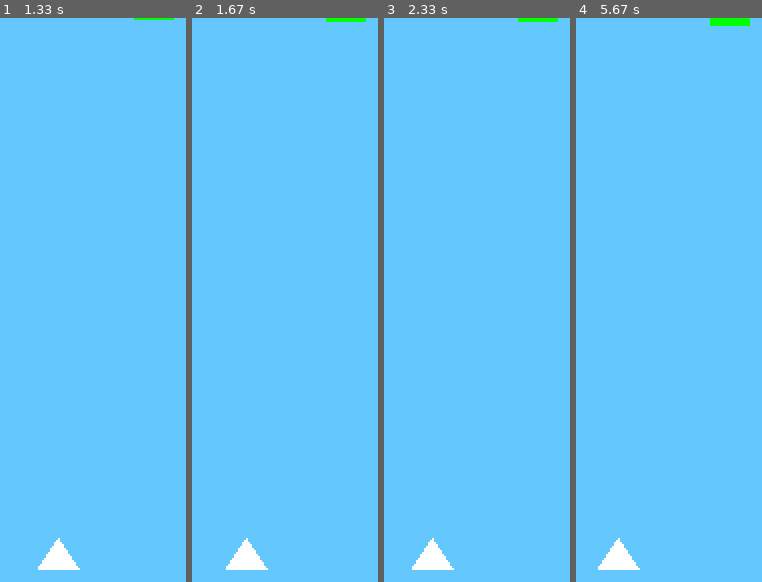
Above: before the commit, frames 1-4 (left to right).
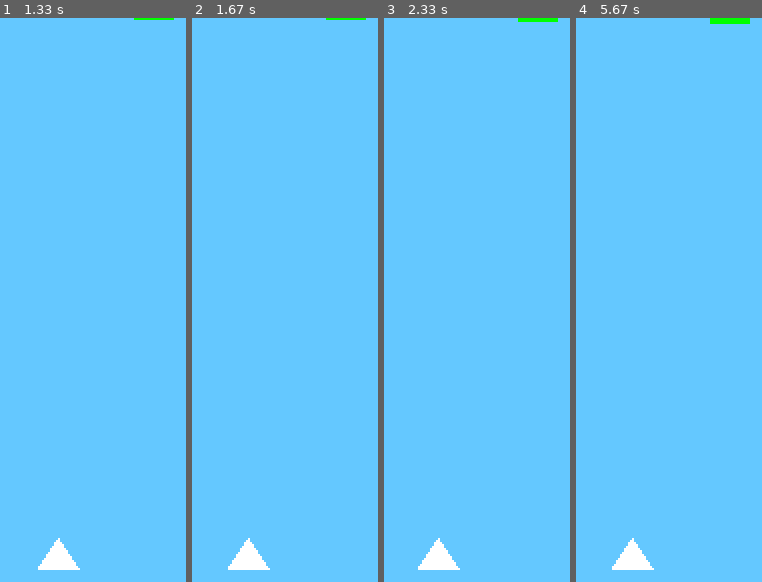
Above: after the commit, the same moments.

Repository: kamilutkumavi0/pythonegitim
Game: pygame game, started from pythonegitim/game.py
The game is run twice, just before and just after one commit, with the same random seed, the same clock (stepped at 60 frames per second) and the same inputs.
Inputs:
- Up to frame 1 (1.33 s): hold D 0.33-0.8 s; hold D 0.83-1.3 s
- Up to frame 2 (1.67 s): hold A from 1.33 s (still down)
- Up to frame 3 (2.33 s): release A at 1.87 s; hold A 1.9-2.3 s
- Up to frame 4 (5.67 s): hold D 2.33-2.97 s; hold A 3-3.47 s; hold D 3.5-3.97 s; hold D 4-4.47 s; hold A 4.5-5.03 s; hold A 5.07-5.47 s; hold D from 5.5 s (still down)

Frame 1 is identical in both runs. In frame 2, 0.2% of the frame differs, in the area x 18-94%, y 0-98%; in frame 3, 0.3%; in frame 4, 0.8%, in the area x 11-94%, y 1-98%.

Commit message:
Add files via upload

Diff:
--- a/pythonegitim/game.py
+++ b/pythonegitim/game.py
@@ -2,6 +2,7 @@
 import time
 import random
 
+pygame.init()
 #Ekran Boyutlandırma
 ekranYukseklik = 300 #Ekran yüksekliği belirlendi
 ekranGenislik = 400 #Ekran genişliği belirlendi
@@ -37,15 +38,17 @@
                                              [190 + hareket, 275],
                                              [210 + hareket, 275]])
     return dusman
-def dusman_olusturucu(level = 1):
+def dusman_olusturucu(level):
     dusman = {}
     for i in range(level + 7):
         dusman[str(i)] = [[random.randint(0, 19)*20, -1*random.randint(0, 19)*20], 3]
     return dusman
 
 
-level = 0
-dusman = dusman_olusturucu()
+level = 1
+dusman = dusman_olusturucu(level)
+font = pygame.font.Font('freesansbold.ttf', 15)
+kill_counter = 0
 while True:
     pygame.display.update() #Ekranın güncellenmesi sağlanıyor
     ekran.fill(mavi)#Ekran rengi belirleniyor
@@ -62,7 +65,7 @@
     keys=pygame.key.get_pressed()
     if keys[pygame.K_a]:
         if hareket > -190:
-            hareket -= 0.1
+            hareket -= 0.05
     if keys[pygame.K_d]:
         if hareket < 190:
             hareket += 0.05
@@ -73,7 +76,7 @@
             pygame.draw.rect(ekran, "yellow", pygame.Rect(dusman[j][0][0], dusman[j][0][1],20,20))
         elif dusman[j][1] == 1:
             pygame.draw.rect(ekran, "red", pygame.Rect(dusman[j][0][0], dusman[j][0][1],20,20))
-        dusman[j][0][1] += 0.01
+        dusman[j][0][1] += 0.008
         if dusman[j][0][1] >= 280:
             kapat = True
     if dusman == {}:
